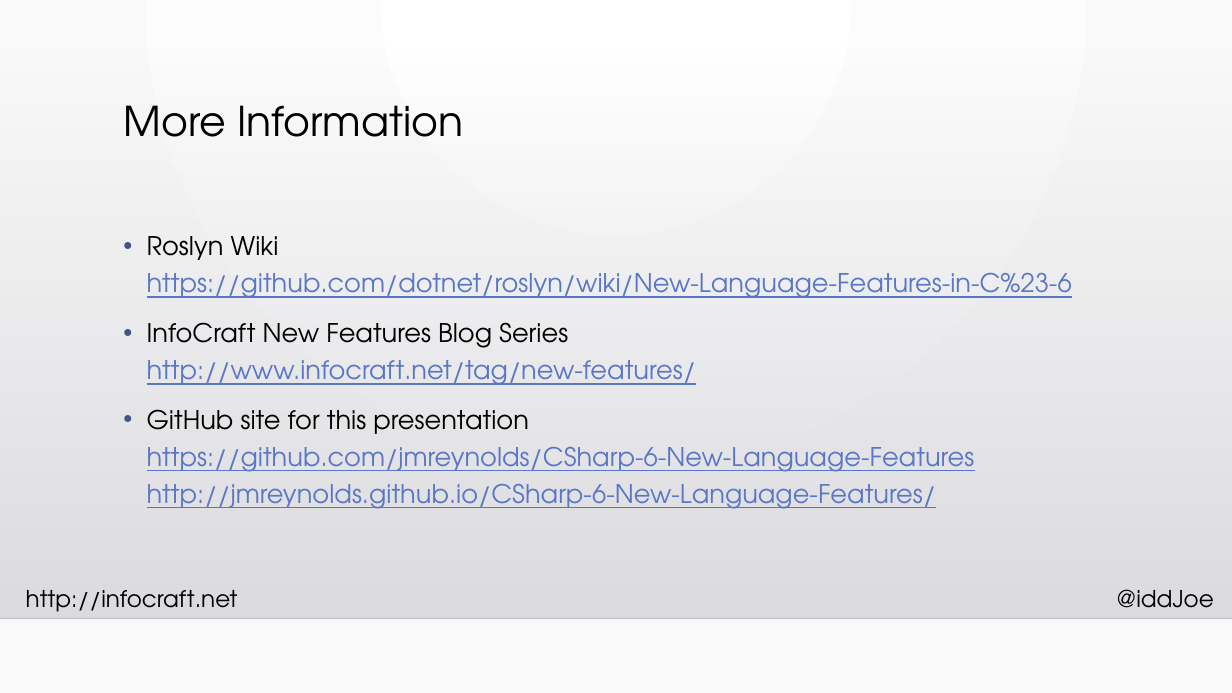
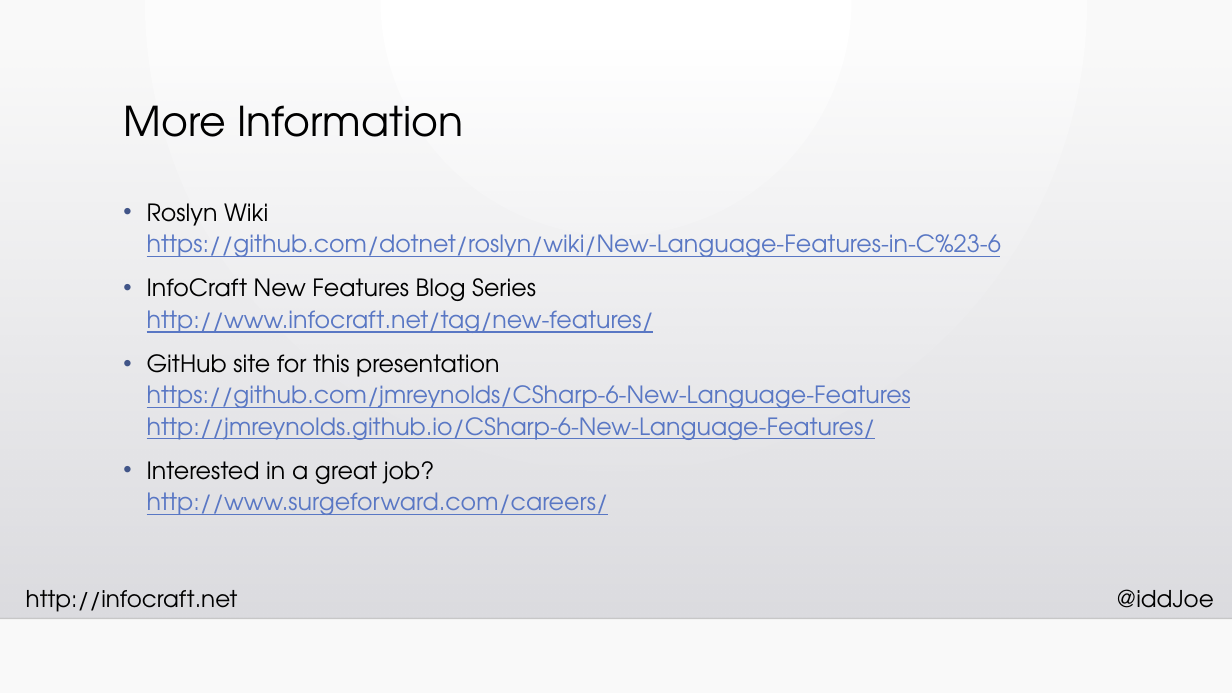
Before and after one commit to InfoCraftDotNet/CSharp-6-New-Language-Features, a slide deck: slide 24 of Slides/CSharp-6-New-Language-Features.pptx (slide 23 before the commit). Drawn at 1232x693 pixels with LibreOffice and Linux fonts; fonts in the diff are those of the drawing; background and template pictures are left out. Boxes give left, top, right and bottom in pixels: in the first picture for what was removed or moved away, otherwise in the second. Text is boxed around its words. In the diff, an @@ line names an element or a change of style, - is before the commit and + after.

```diff
--- a/Slides/CSharp-6-New-Language-Features.pptx
+++ b/Slides/CSharp-6-New-Language-Features.pptx
@@ text "Roslyn Wiki https://github.com/dotnet/roslyn/wiki/New-Langua ...": place and size @@
-text "Roslyn Wiki https://github.com/dotnet/roslyn/wiki/New-Langua ..." at box(147, 236, 1072, 509)
+text "Roslyn Wiki https://github.com/dotnet/roslyn/wiki/New-Langua ..." at box(147, 203, 1001, 515)
@@ text at box(147, 203, 1001, 440): size 20 to 18.5 pt in "Roslyn Wiki https://github.com/dotnet/roslyn/wiki/New-Langua ...", "InfoCraft New Features Blog Series http://www.infocraft.net/ ...", "GitHub site for this presentation https://github.com/jmreyno ..."; line spacing 1.2 to 1.1 @@
@@ text at box(147, 461, 609, 515): paragraph added @@
+• Interested in a great job?
+  http://www.surgeforward.com/careers/
```
Also in this commit, not shown: 4 other slides changed, 3 slides added, 2 slides removed, 5 other files.
